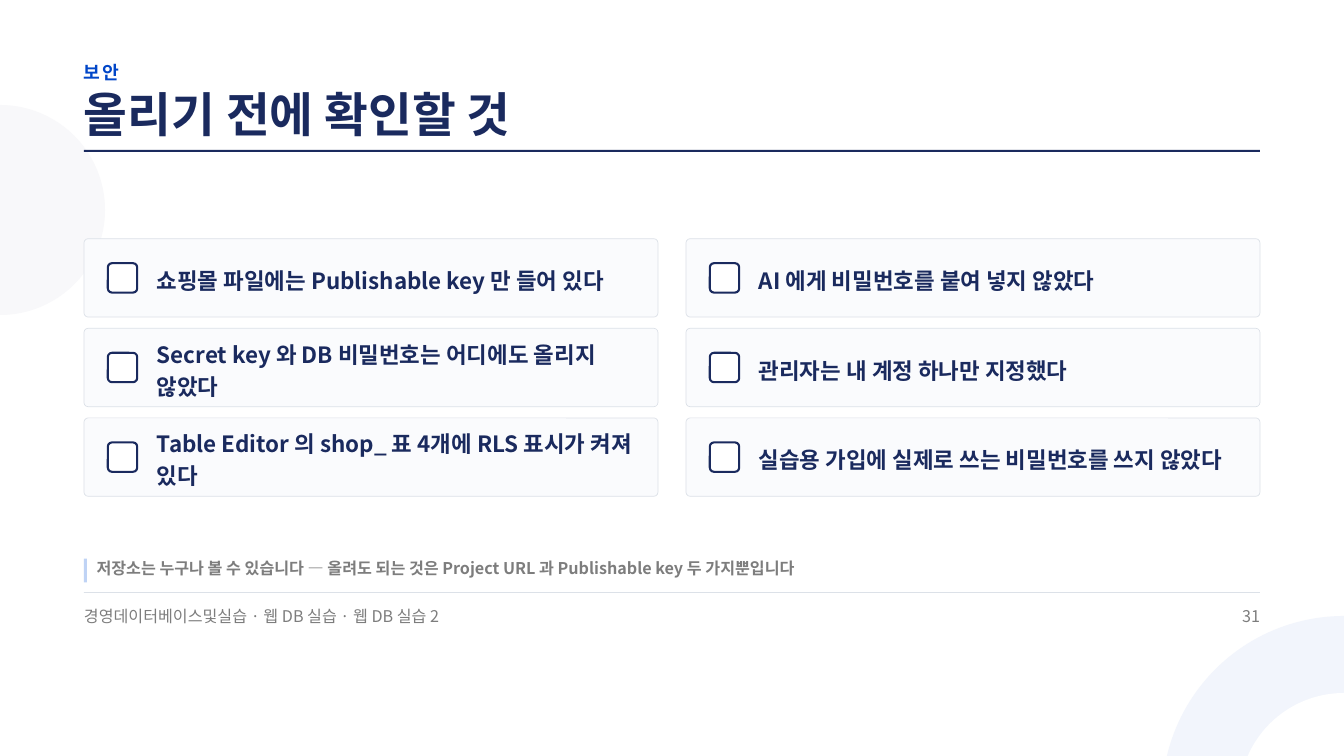
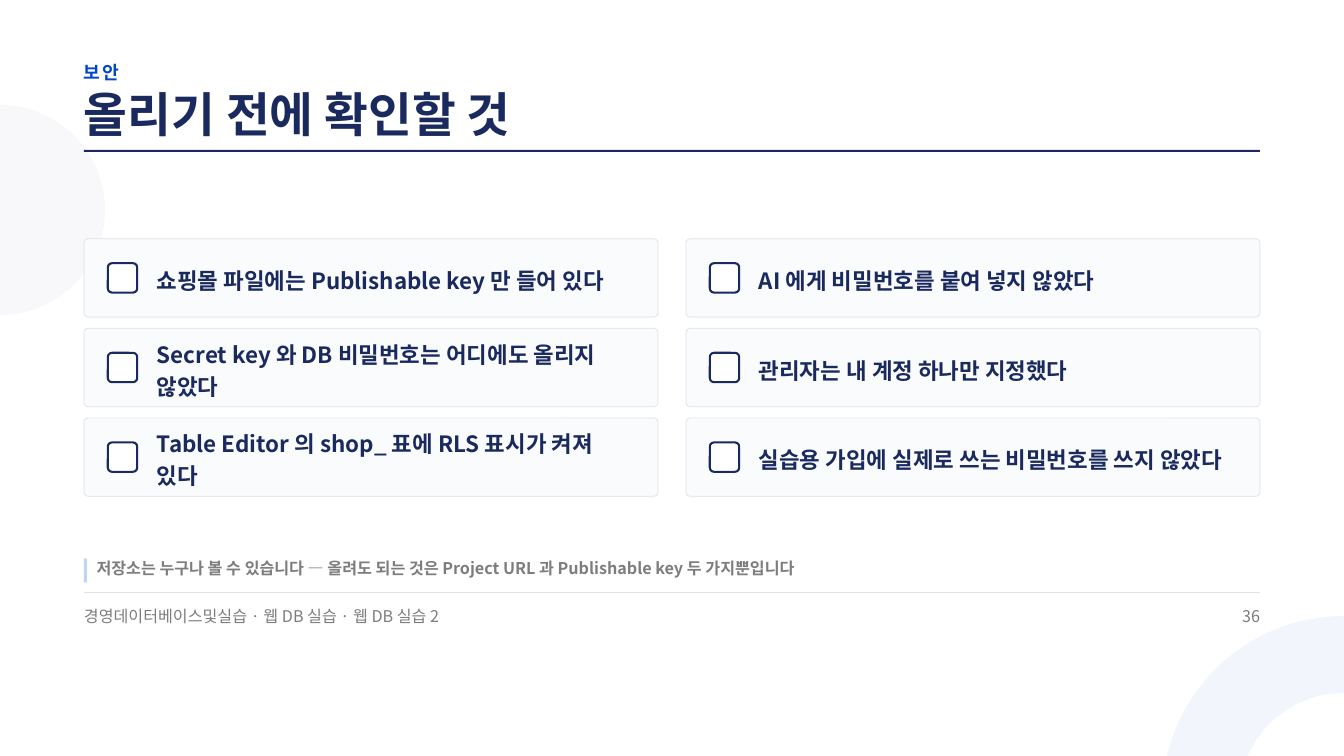
Before and after one commit to jungaistar/materials, a slide deck: slide 36 of koreatech-db/webdb/웹DB실습2_Supabase로_쇼핑몰에_DB_연결하기.pptx (slide 31 before the commit). Drawn at 1344x756 pixels with LibreOffice and Linux fonts; fonts in the diff are those of the drawing. Boxes give left, top, right and bottom in pixels: in the first picture for what was removed or moved away, otherwise in the second. Text is boxed around its words. In the diff, an @@ line names an element or a change of style, - is before the commit and + after.

```diff
--- a/koreatech-db/webdb/웹DB실습2_Supabase로_쇼핑몰에_DB_연결하기.pptx
+++ b/koreatech-db/webdb/웹DB실습2_Supabase로_쇼핑몰에_DB_연결하기.pptx
@@ text at [157,433,593,486]: text changed @@
-Table Editor 의 shop_ 표 4개에 RLS 표시가 켜져 있다
+Table Editor 의 shop_ 표에 RLS 표시가 켜져 있다
@@ text at [1242,610,1260,622]: text changed @@
-31
+36
```
Also in this commit, not shown: 29 other slides changed, 5 slides added.
